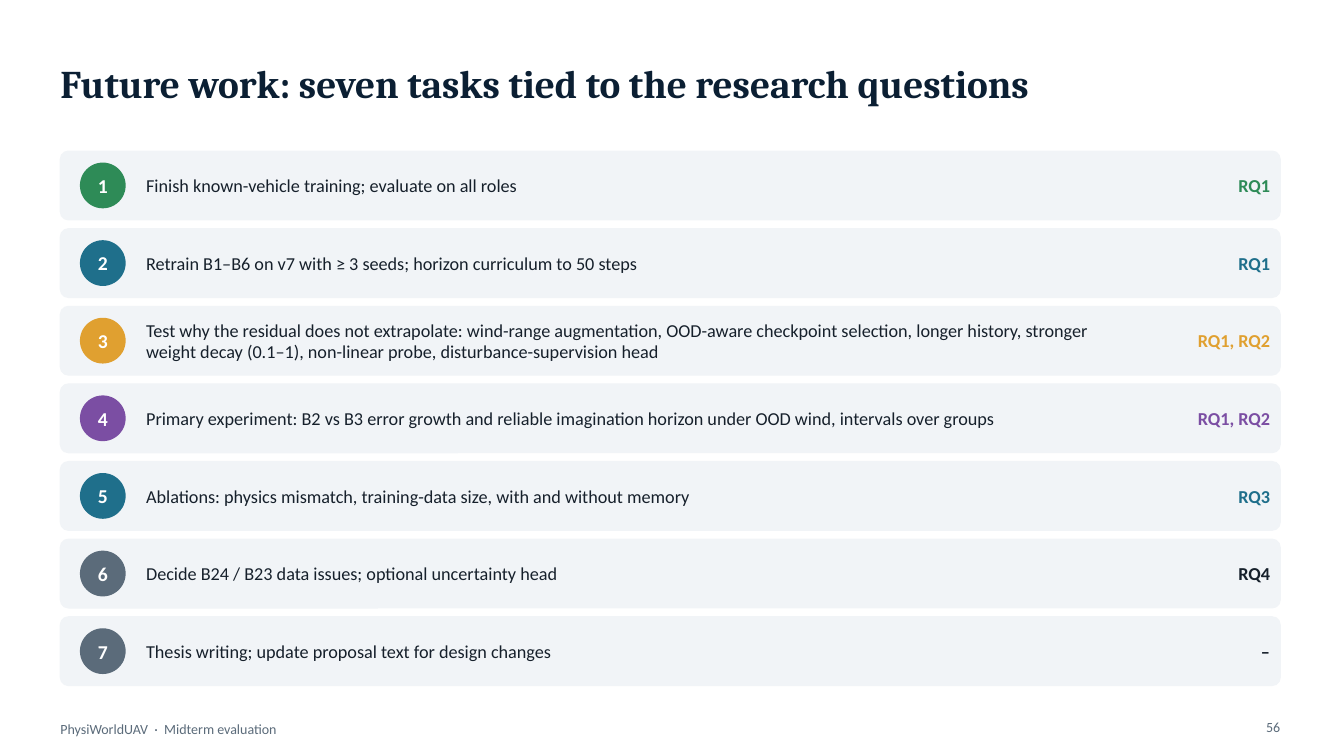
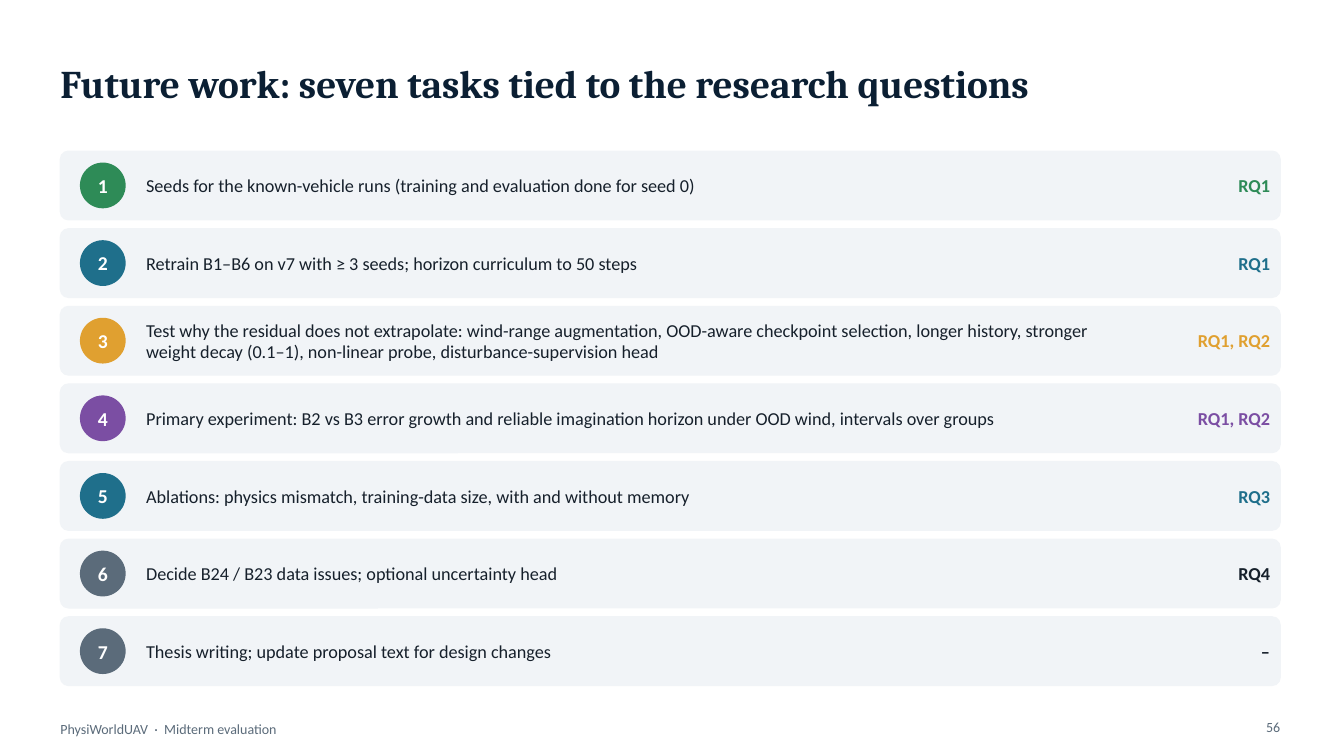
Before and after one commit to ChethanPutran/PhysiWorldUAV, a slide deck: slide 56 of report/slides/PhysiWorldUAV_midterm.pptx. Drawn at 1344x756 pixels with LibreOffice and Linux fonts; fonts in the diff are those of the drawing. Boxes give left, top, right and bottom in pixels: in the first picture for what was removed or moved away, otherwise in the second. Text is boxed around its words. In the diff, an @@ line names an element or a change of style, - is before the commit and + after.

```diff
--- a/report/slides/PhysiWorldUAV_midterm.pptx
+++ b/report/slides/PhysiWorldUAV_midterm.pptx
@@ text at box(146, 179, 695, 195): text changed @@
-Finish known-vehicle training; evaluate on all roles
+Seeds for the known-vehicle runs (training and evaluation done for seed 0)
```
Also in this commit, not shown: 8 other slides changed, 2 slides added, 2 slides removed, 21 other files.
